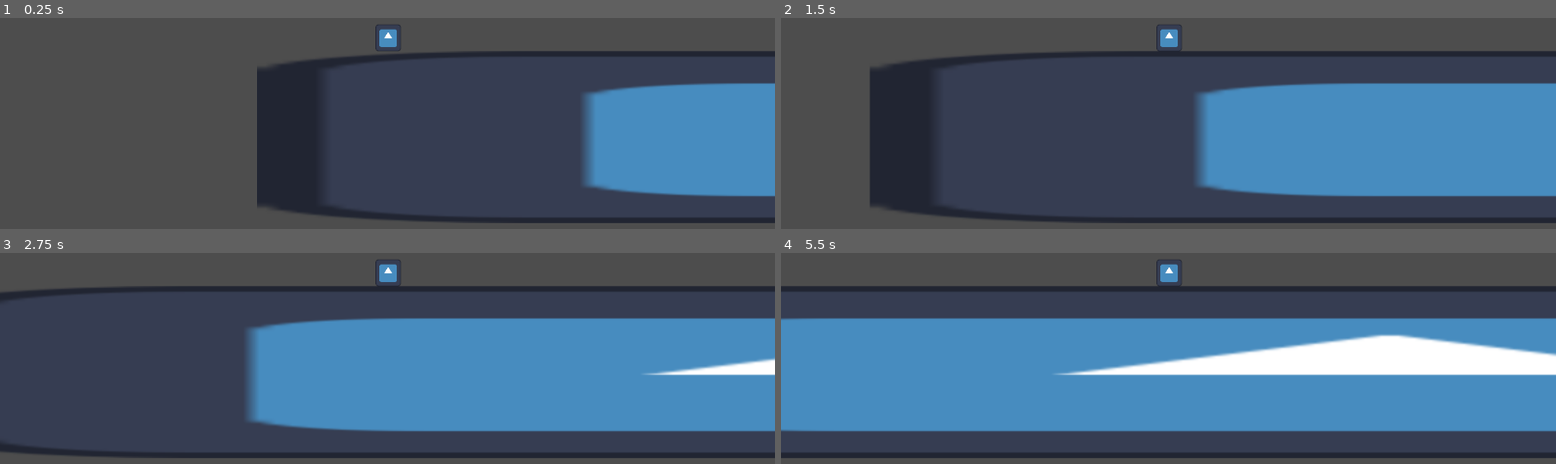
Above: before the commit, frames 1-4 (two rows, left to right).
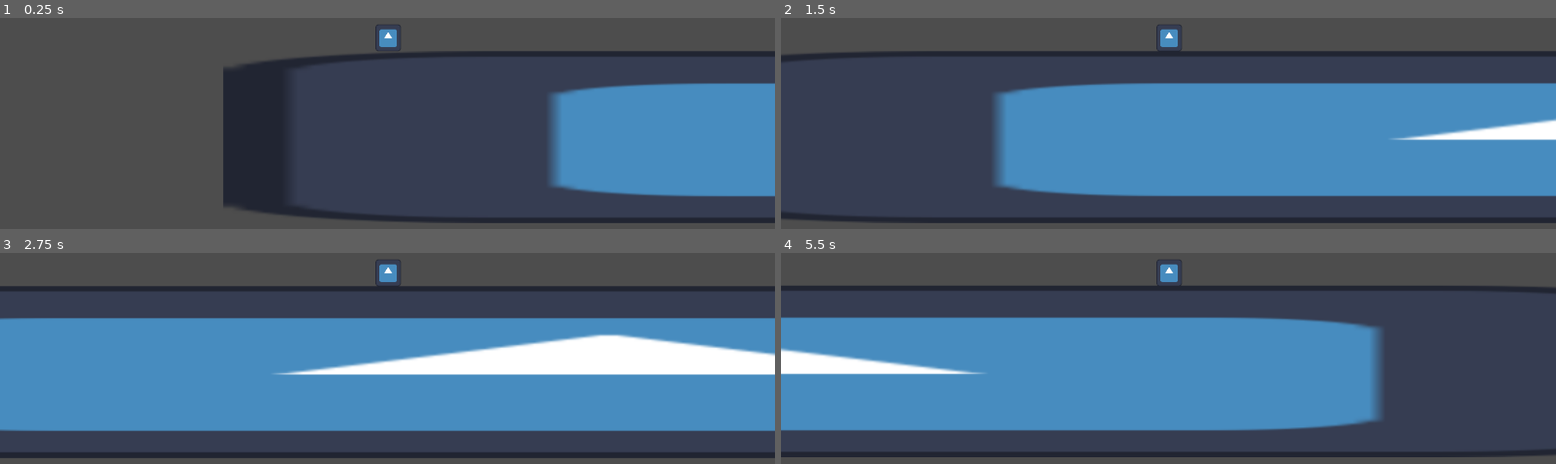
Above: after the commit, the same moments.

Repository: yuckdevchan/GDClone
Game: Godot game, scene res://floor_scene.tscn
Same seed, same stepped clock (60 frames per second), same inputs: the game is played once before the commit and once after it. The engine's default icon, where the game draws it, is replaced by a stand-in: a white triangle on a blue panel in a dark square.
Inputs:
- Up to frame 1 (0.25 s): no input
- Up to frame 2 (1.5 s): hold W (up, bound only after the commit) 0.53-1.28 s
- Up to frame 3 (2.75 s): hold W (up, bound only after the commit) from 2.03 s (still down)
- Up to frame 4 (5.5 s): release W (up, bound only after the commit) at 3.53 s

The runs differ from the first frame. In frame 1, 8.7% of the frame differs, in the area x 28-93%, y 16-97%; in frame 2, 24%; in frame 3, 27%, in the area x 0-100%, y 15-98%; in frame 4, 21%.

Commit message:
code

Diff:
--- a/GDClone/player.gd
+++ b/GDClone/player.gd
@@ -1,5 +1,13 @@
 extends CharacterBody2D
+const GRAVITY = 500
+@export var speed = 200
 
-@export var speed = 100
+var VELOCITY = 0
+
 func _process(delta):
 	position.x += speed * delta
+	position.y -= VELOCITY * delta
+	if Input.is_action_just_pressed("up"):
+		VELOCITY += 200
+	VELOCITY -= GRAVITY * delta
+	move_and_slide()
--- a/GDClone/project.godot
+++ b/GDClone/project.godot
@@ -22,6 +22,13 @@
 "events": [Object(InputEventKey,"resource_local_to_scene":false,"resource_name":"","device":-1,"window_id":0,"alt_pressed":false,"shift_pressed":false,"ctrl_pressed":false,"meta_pressed":false,"pressed":false,"keycode":0,"physical_keycode":65,"key_label":0,"unicode":97,"echo":false,"script":null)
 ]
 }
+up={
+"deadzone": 0.5,
+"events": [Object(InputEventKey,"resource_local_to_scene":false,"resource_name":"","device":-1,"window_id":0,"alt_pressed":false,"shift_pressed":false,"ctrl_pressed":false,"meta_pressed":false,"pressed":false,"keycode":0,"physical_keycode":87,"key_label":0,"unicode":119,"echo":false,"script":null)
+, Object(InputEventKey,"resource_local_to_scene":false,"resource_name":"","device":-1,"window_id":0,"alt_pressed":false,"shift_pressed":false,"ctrl_pressed":false,"meta_pressed":false,"pressed":false,"keycode":0,"physical_keycode":32,"key_label":0,"unicode":32,"echo":false,"script":null)
+, Object(InputEventMouseButton,"resource_local_to_scene":false,"resource_name":"","device":-1,"window_id":0,"alt_pressed":false,"shift_pressed":false,"ctrl_pressed":false,"meta_pressed":false,"button_mask":1,"position":Vector2(271, 21),"global_position":Vector2(275, 62),"factor":1.0,"button_index":1,"canceled":false,"pressed":true,"double_click":false,"script":null)
+]
+}
 
 [rendering]
 
Not shown, added: GDClone/floD5C9.tmp
